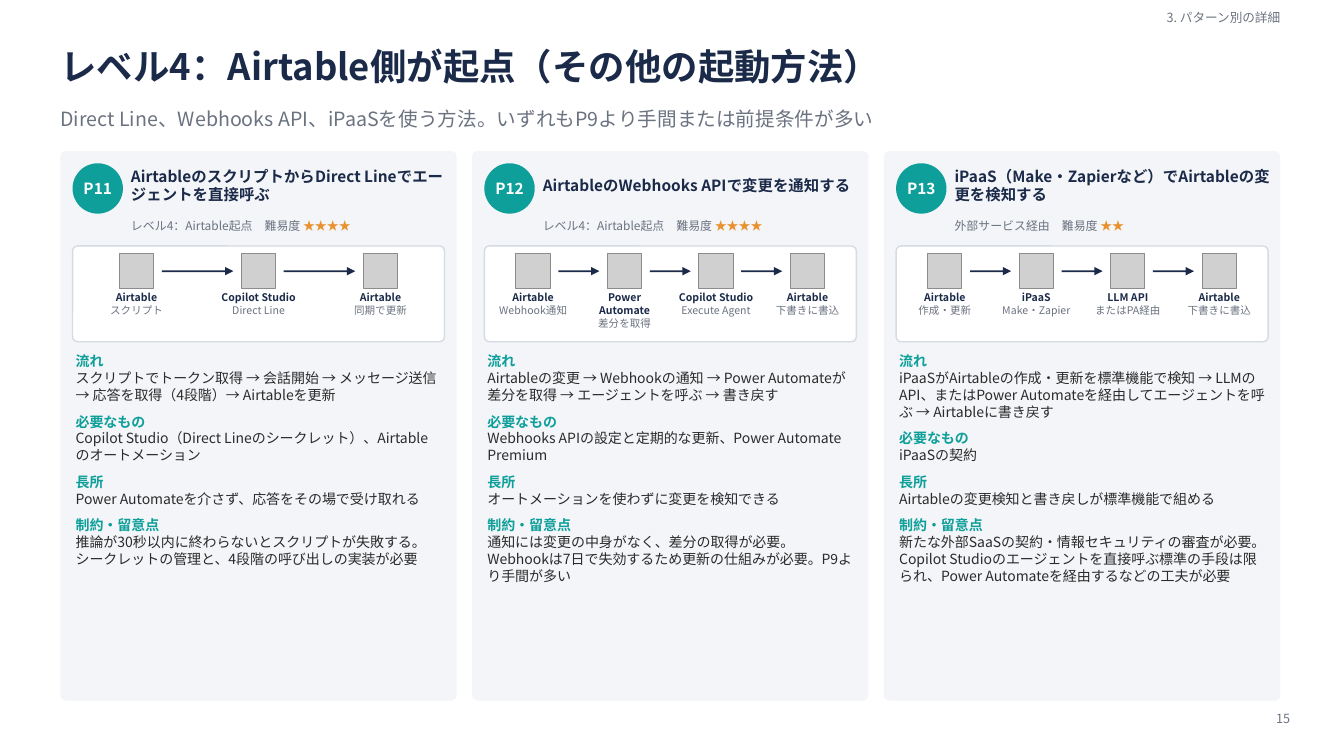
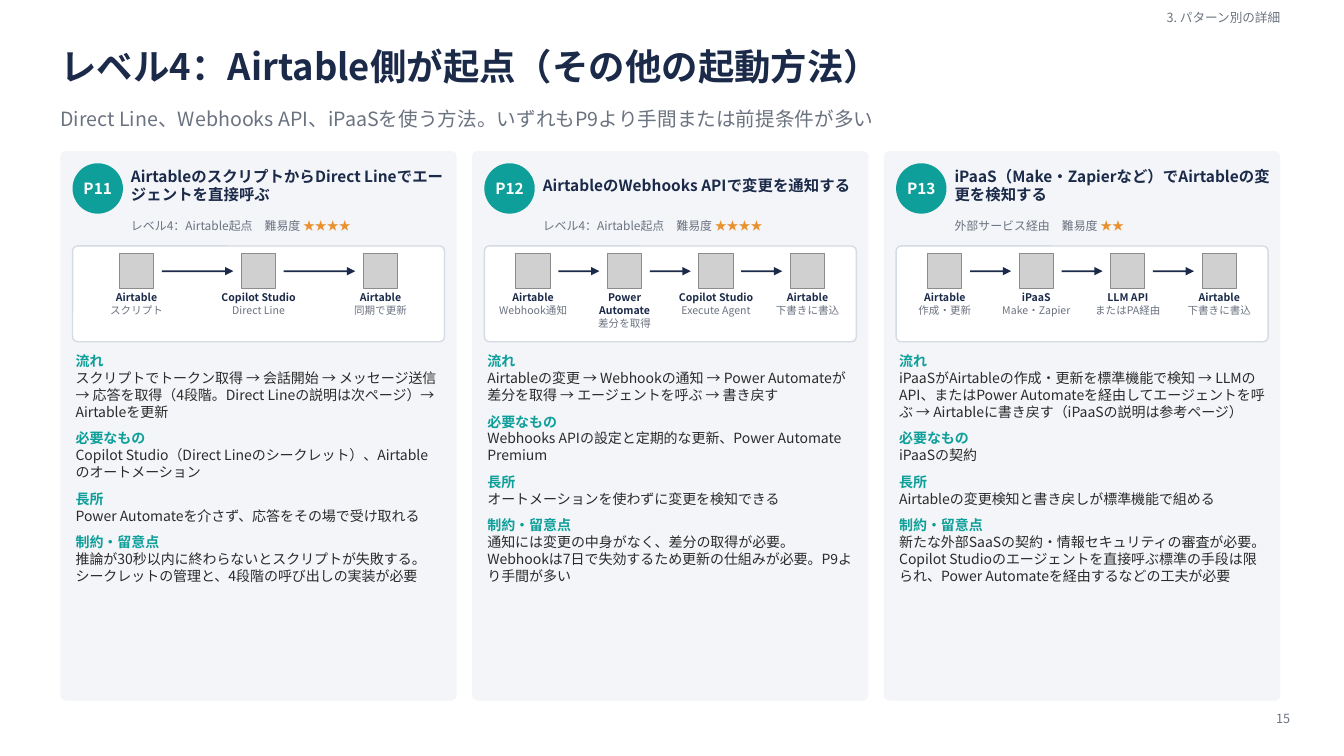
Before and after one commit to audeoinc/share, a slide deck: slide 15 of agent/docs/Airtable×Copilotエージェント連携方式の調査.pptx. Drawn at 1344x756 pixels with LibreOffice and Linux fonts; fonts in the diff are those of the drawing; grey boxes stand for pictures. Boxes give left, top, right and bottom in pixels: in the first picture for what was removed or moved away, otherwise in the second. Text is boxed around its words. In the diff, an @@ line names an element or a change of style, - is before the commit and + after.

```diff
--- a/agent/docs/Airtable×Copilotエージェント連携方式の調査.pptx
+++ b/agent/docs/Airtable×Copilotエージェント連携方式の調査.pptx
@@ text at (76,371,436,418): text changed @@
-スクリプトでトークン取得 → 会話開始 → メッセージ送信 → 応答を取得（4段階）→ Airtableを更新
+スクリプトでトークン取得 → 会話開始 → メッセージ送信 → 応答を取得（4段階。Direct Lineの説明は次ページ）→ Airtableを更新
@@ text at (899,371,1243,418): text changed @@
-iPaaSがAirtableの作成・更新を標準機能で検知 → LLMのAPI、またはPower Automateを経由してエージェントを呼ぶ → Airtableに書き戻す
+iPaaSがAirtableの作成・更新を標準機能で検知 → LLMのAPI、またはPower Automateを経由してエージェントを呼ぶ → Airtableに書き戻す（iPaaSの説明は参考ページ）
```
Also in this commit, not shown: 8 other slides changed, 3 slides added, 1 other file.
